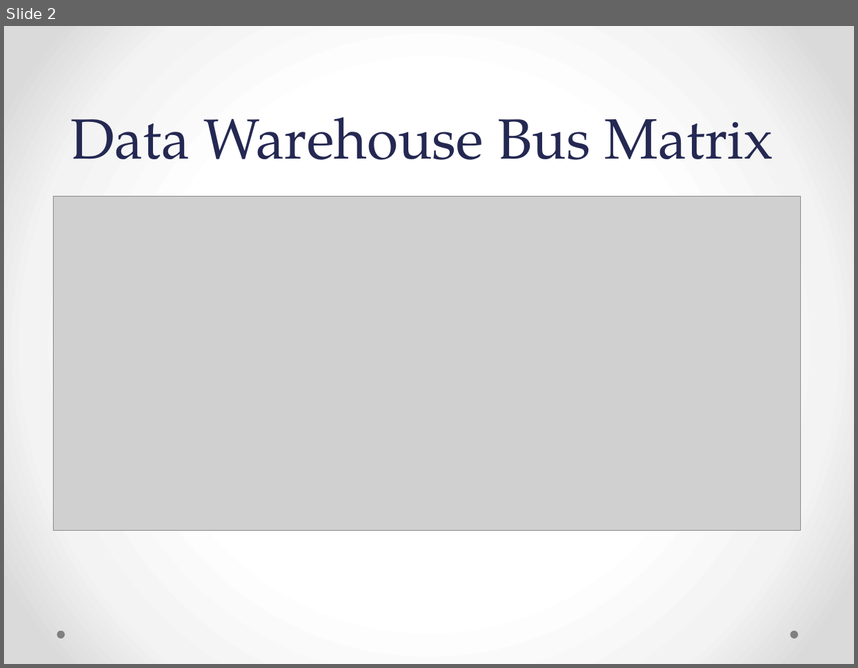
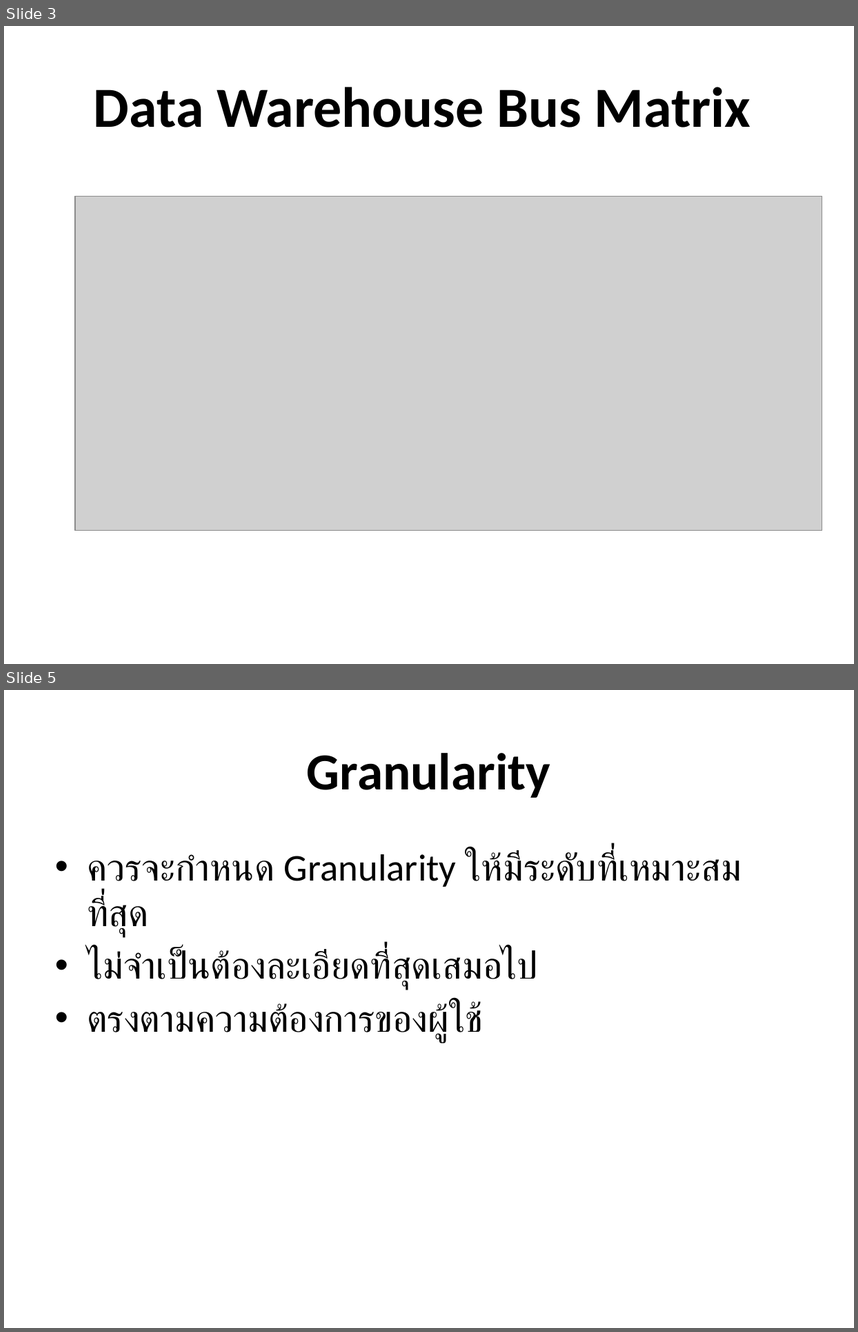
Before and after one commit to passzenith/passzenithproject, a slide deck: DW/Telecommunications and Utilities.pptx. Shown one above the other, each under a label of ours: slide 2 before the commit, slides 3 and 5 after it; the slides between them are not shown. The pictures are 858x668 and 858x1332 pixels, drawn with LibreOffice and Linux fonts; fonts in the diff are those of the drawing; grey boxes stand for pictures. Boxes give left, top, right and bottom in pixels: in the first picture for what was removed or moved away, otherwise in the second. Text is boxed around its words. In the diff, an @@ line names an element or a change of style, - is before the commit and + after.

```diff
--- a/DW/Telecommunications and Utilities.pptx
+++ b/DW/Telecommunications and Utilities.pptx
@@ slide 5 added at box(4, 690, 854, 1328), background #FFFFFF @@
@@ title added at box(307, 753, 550, 798), 44 pt, text #000000, bold @@
+Granularity
@@ text added at box(87, 851, 741, 1042), 32 pt, text #000000 @@
+• ควรจะกำหนด Granularity ให้มีระดับที่เหมาะสมที่สุด
+• ไม่จำเป็นต้องละเอียดที่สุดเสมอไป
+• ตรงตามความต้องการของผู้ใช้
@@ what was slide 2 is now slide 3 @@
@@ slide 3 changed as well @@
@@ background gradient #FFFFFF to #F4F4F4 to #DADADA to #FFFFFF @@
@@ title "Data Warehouse Bus Matrix": place and size @@
-title "Data Warehouse Bus Matrix" at box(71, 117, 773, 160)
+title "Data Warehouse Bus Matrix" at box(94, 87, 751, 127)
@@ title "Data Warehouse Bus Matrix" at box(94, 87, 751, 127): font TeX Gyre Pagella to Calibri, text colour #242852 to #000000, bold on; line spacing 58pt to 1; vertical alignment bottom to middle @@
@@ picture: place and size @@
-picture at box(53, 196, 800, 530)
+picture at box(75, 196, 822, 530)
@@ ellipse removed at box(56, 630, 64, 638) @@
@@ ellipse removed at box(791, 630, 798, 638) @@
```
Also in this commit, not shown: 14 other slides changed, 24 other slides added, 22 slides removed.
